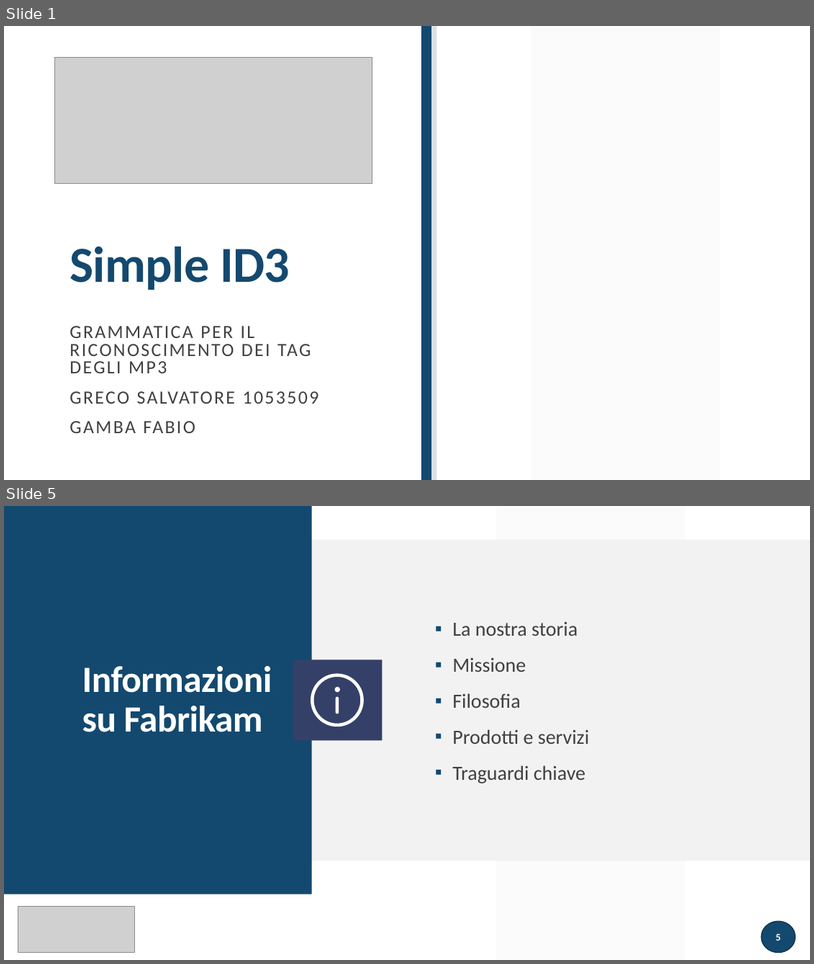
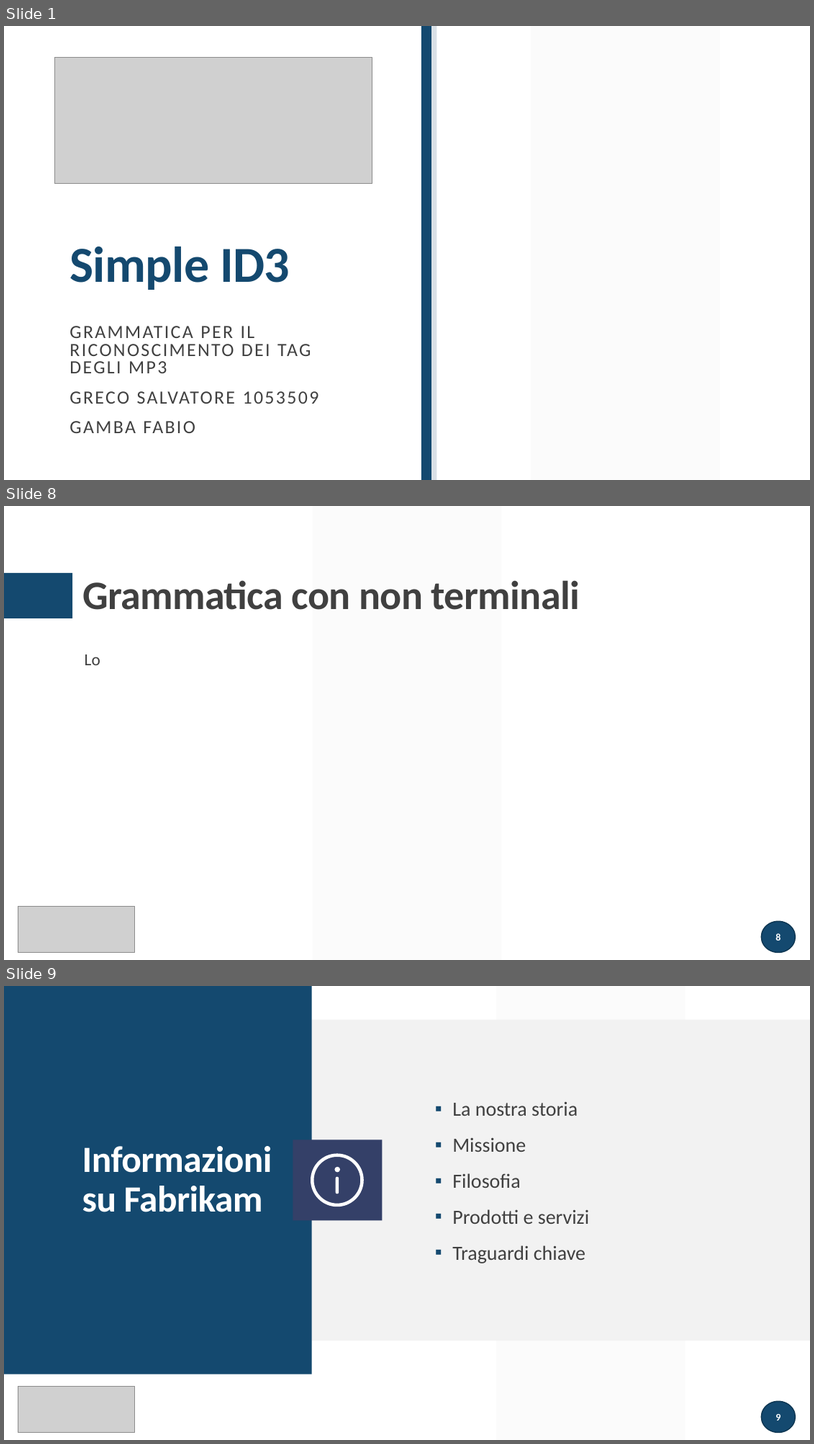
Before and after one commit to atusghen/SimpleID3, a slide deck: presentazione.pptx. Shown one above the other, each under a label of ours: slides 1 and 5 before the commit, slides 1, 8 and 9 after it; the slides between them are not shown. The pictures are 814x964 and 814x1444 pixels, drawn with LibreOffice and Linux fonts; fonts in the diff are those of the drawing; grey boxes stand for pictures. Boxes give left, top, right and bottom in pixels: in the first picture for what was removed or moved away, otherwise in the second. Text is boxed around its words. In the diff, an @@ line names an element or a change of style, - is before the commit and + after.

```diff
--- a/presentazione.pptx
+++ b/presentazione.pptx
@@ slide 8 added at [4, 506, 810, 960], background #FFFFFF @@
@@ parallelogram added at [313, 506, 502, 960], fill #F2F2F2 at 30% opacity @@
@@ rectangle added at [4, 573, 72, 618], fill #14496F @@
@@ title added at [82, 580, 580, 610], 48 pt, text #404040, bold @@
+Grammatica con non terminali
@@ text added at [85, 654, 100, 665], 20 pt, text #404040 @@
+Lo
@@ picture added at [18, 906, 135, 952] @@
@@ page number added at [762, 921, 796, 952], fill #14496F, outline #0F3652 1.25 pt, 12 pt, text #FFFFFF, bold @@
+8
@@ what was slide 5 is now slide 9 @@
```
Also in this commit, not shown: 2 slides changed, 4 other slides added, 1 slide removed.
